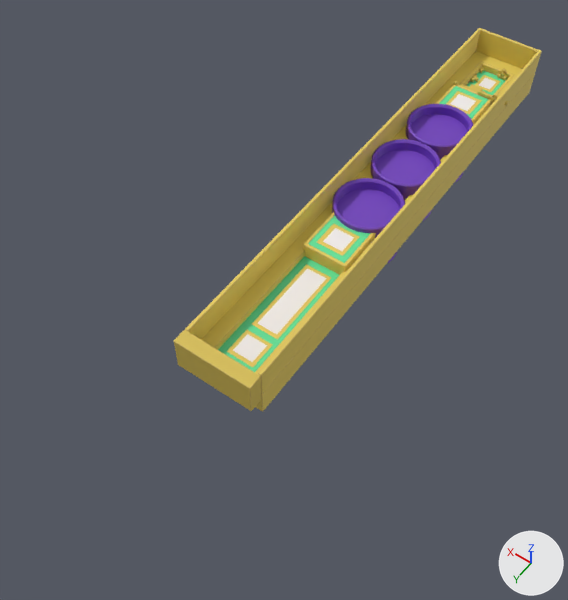
The FBX model Assets/3D Game Kit Clay Pot/models/RoomA.fbx, before and after one commit.
Camera for both pictures: a 50 mm camera at (-69.9, 227.7, 157.8) aimed at (6.1, 121.3, -9.4). Every picture has the same lights, and +X, +Y and +Z are marked at lower right. Where no turn or scale is listed for an object, it has been applied to the vertices. Vertices at the same position are counted once.

The first picture shows 'Test142', 'Test143', 'pCube64', 'pCube66', 'pCube67', 'pCube68', 'pCylinder5', 'pCylinder6', 'pCylinder7', 'polySurface125_polySurface113', 'polySurface125_polySurface121', 'polySurface125_polySurface124', 'polySurface125_polySurface125', 'polySurface125_polySurface126'.
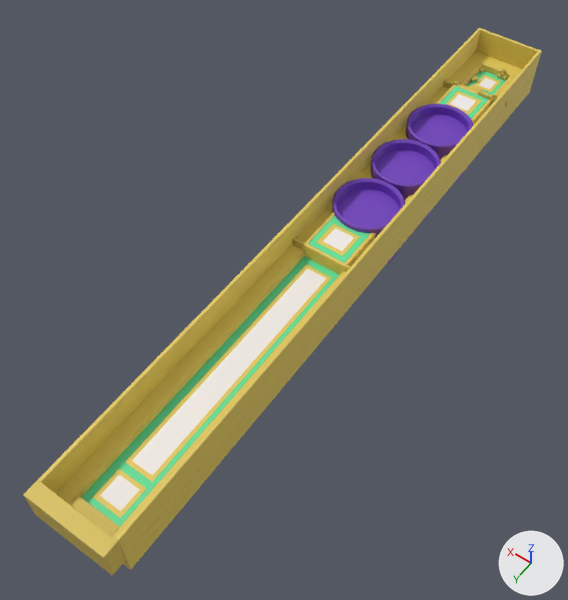
The change, as a diff of the scene's bpy script:
```diff
--- a/Assets/3D Game Kit Clay Pot/models/RoomA.fbx.py
+++ b/Assets/3D Game Kit Clay Pot/models/RoomA.fbx.py
@@ me_mesh_148 @@
 me_mesh_148.from_pydata(...)  # 46 vertices, 19 faces; spans x -21.9..0.1, y -74.1..74.9, z -7.8..0.1
+# me_mesh_148 part 1: the loose piece of 4 vertices spanning x -21.7..-17.0, y 74.7, z -7.8..0.0 is moved by (0.0, 46.1, 0.0)
+# me_mesh_148 part 2
+for i in [0, 1, *range(10, 18), 19, 21, *range(24, 28), 40, 41]: me_mesh_148.vertices[i].co += Vector((0.0, 46.1, 0.0))
 me_mesh_148.materials.append(mat_yellowa)
@@ me_mesh_169 @@
 me_mesh_169.from_pydata(...)  # 24 vertices, 6 faces; spans x -11.06..1.06, y 1.0..5.0, z 0.0..2.06
+# me_mesh_169 part 7: the whole mesh is moved by (5.0, -11.0, 0.0)
 me_mesh_169.materials.append(mat_lambert3)
@@ me_mesh_170 @@
 me_mesh_170.from_pydata(...)  # 24 vertices, 6 faces; spans x -16.0..6.0, y 5.0..9.0, z 0.0..10.1
+# me_mesh_170 part 6: the whole mesh is moved by (5.0, -11.0, 0.0)
 me_mesh_170.materials.append(mat_lambert3)
@@ me_mesh_134 @@
 me_mesh_134.from_pydata(...)  # 71 vertices, 44 faces; spans x -11.0..11.0, y -13.7..135.3, z -4.0..4.0
+# me_mesh_134 part 5: all 24 vertices in x -11.0..11.0, y 135.0..135.3, z -4.0..4.0 are moved by (0.0, 46.1, 0.0)
 me_mesh_134.materials.append(mat_lambert4)
@@ me_mesh_135 @@
 me_mesh_135.from_pydata(...)  # 71 vertices, 44 faces; spans x -11.0..11.0, y -13.7..135.3, z -4.0..4.0
+# me_mesh_135 part 3: all 24 vertices in x -11.0..11.0, y 135.0..135.3, z -4.0..4.0 are moved by (0.0, 46.1, 0.0)
 me_mesh_135.materials.append(mat_lambert4)
@@ me_mesh_133 @@
 me_mesh_133.from_pydata(...)  # 46 vertices, 19 faces; spans x -11.0..11.0, y -13.7..135.3, z -4.0..4.0
+# me_mesh_133 part 8
+for i in [0, 1, *range(10, 18), 19, 21, *range(24, 28), 40, 41]: me_mesh_133.vertices[i].co += Vector((0.0, 46.1, 0.0))
 me_mesh_133.materials.append(mat_yellowa)
@@ me_mesh_181 @@
 me_mesh_181.from_pydata(...)  # 20 vertices, 13 faces; spans x -11.0..1.0, y 0.0..28.0, z 0.0
+# me_mesh_181 part 4
+for i in [0, 1, 4, 6, 13, 14, 16, 17]: me_mesh_181.vertices[i].co += Vector((0.0, 46.0, 0.0))
 me_mesh_181.materials.append(mat_greea)
@@ ob_pcube68 @@
 ob_pcube68 = bpy.data.objects.new('pCube68', me_mesh_182)
-ob_pcube68.location = (-6.0, 140.0, -0.1)
+ob_pcube68.location = (-6.0, 186.0, -0.1)
@@ ob_test146 @@
 ob_test146 = bpy.data.objects.new('Test146', me_mesh_169)
-ob_test146.location = (5.0, 149.0, 0.0)
+ob_test146.location = (0.0, 206.0, 0.0)
@@ ob_test142 @@
 ob_test142 = bpy.data.objects.new('Test142', me_mesh_170)
-ob_test142.location = (5.0, 149.0, 0.0)
+ob_test142.location = (0.0, 206.0, 0.0)
@@ ob_test143 @@
 ob_test143 = bpy.data.objects.new('Test143', me_mesh_171)
-ob_test143.location = (5.0, 149.0, 0.0)
+ob_test143.location = (0.0, 206.0, 0.0)
```

Boxes (x1, y1, x2, y2) around the edits, measured in the pictures (568 x 600 px; the box of a moved part takes in the faces that stretch with it):
'polySurface125_polySurface113', reshaped (42% wider, 44% taller): before (186, 28, 541, 394); after (38, 28, 541, 555)
'polySurface125_polySurface125', reshaped (43% wider, 44% taller): before (201, 51, 535, 411); after (56, 51, 535, 569)
'pCube67', reshaped (128% wider, 157% taller): before (240, 256, 339, 347); after (112, 256, 339, 491)
'Test142', moved: before (174, 330, 262, 411); after (24, 480, 125, 575)
'pCube68', moved: before (218, 326, 276, 372); after (81, 464, 151, 526)
'polySurface125_polySurface121', reshaped (41% wider, 44% taller): before (185, 28, 542, 394); after (38, 28, 542, 556)
'polySurface125_polySurface124', reshaped (45% wider, 45% taller): before (214, 61, 535, 412); after (69, 61, 535, 570)
'Test146', moved (not visible before): after (70, 495, 119, 536)
'Test143', moved: before (174, 330, 260, 411); after (23, 481, 126, 575)
part 1 of me_mesh_148, moved or reshaped: before (256, 394, 262, 411); after (123, 560, 130, 569)
part 2 of me_mesh_148, moved or reshaped: before (201, 80, 454, 411); after (56, 80, 454, 569)
part 3 of me_mesh_135, moved or reshaped: before (214, 64, 535, 412); after (69, 251, 304, 570)
part 4 of me_mesh_181, moved or reshaped: before (244, 320, 280, 347); after (112, 320, 280, 491)
part 8 of me_mesh_133, moved or reshaped: before (186, 77, 449, 394); after (38, 77, 449, 555)
